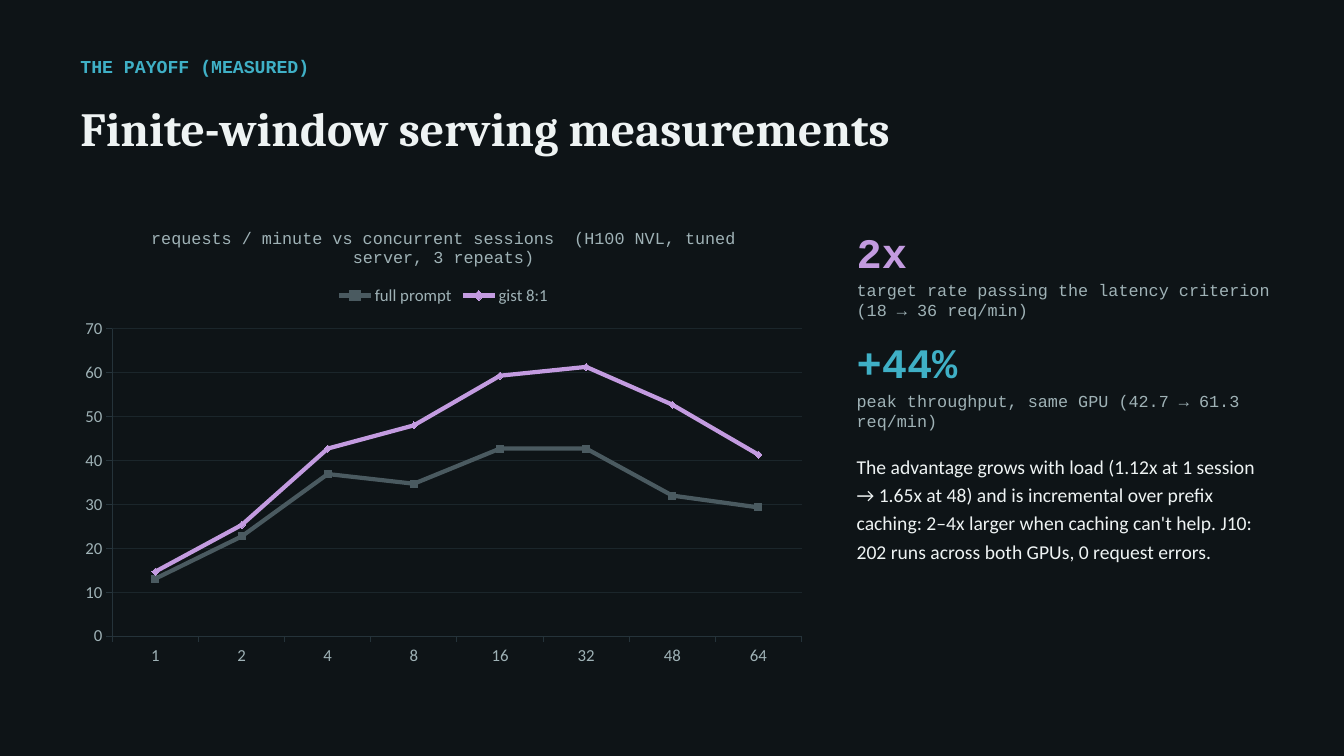
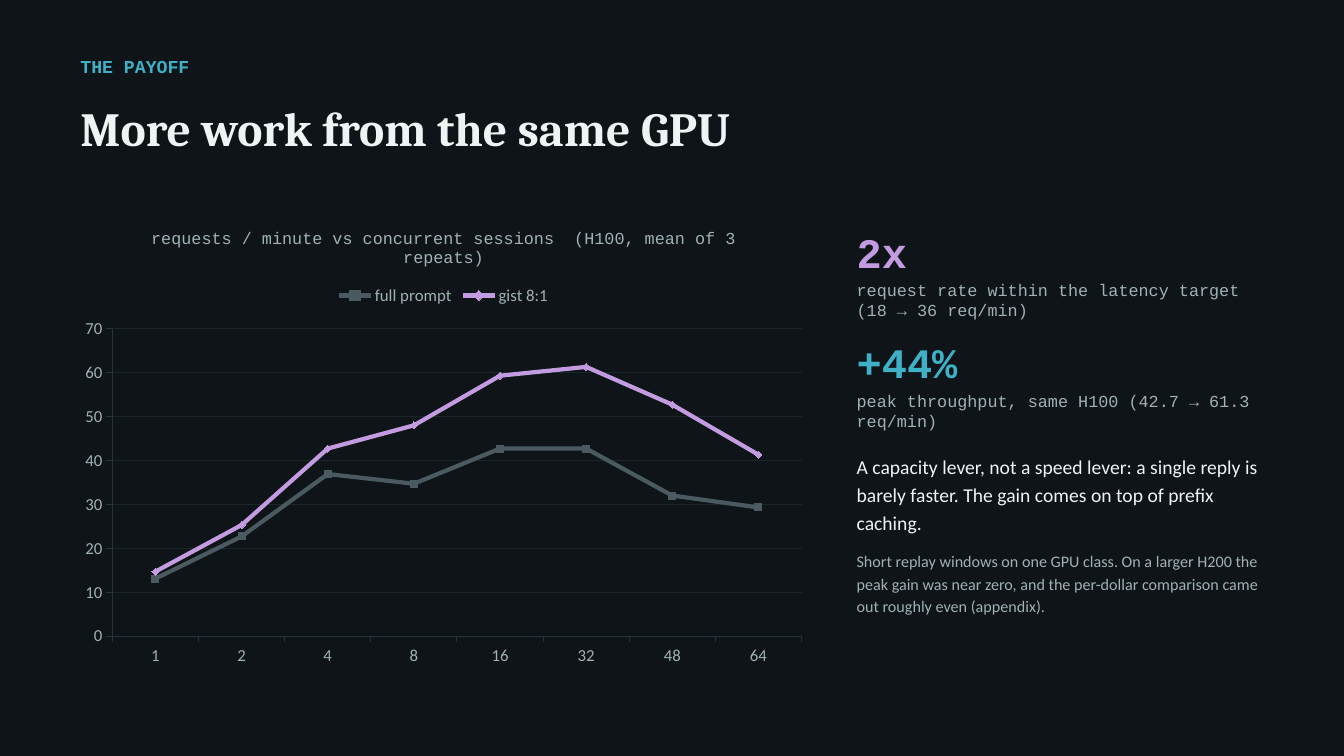
Before and after one commit to arunmenon/gisting-coding-agent, a slide deck: slide 7 of Gisting-CTO-deck.pptx. Drawn at 1344x756 pixels with LibreOffice and Linux fonts; fonts in the diff are those of the drawing. Boxes give left, top, right and bottom in pixels: in the first picture for what was removed or moved away, otherwise in the second. Text is boxed around its words. In the diff, an @@ line names an element or a change of style, - is before the commit and + after.

Commit message:
Deck: reframe gisting as a Lattice cost pillar
Four-lever cost equation (meta-harness, gisting, adaptive routing,
distillation), recipe with a per-pairing span study as step zero,
portable vs per-pairing split, Jetstream PDLC fit (inner loop, outer
loop, memory), ask for a second harness and model pairing. Run-level
corrections and the per-dollar table move to the appendix. HTML and
PowerPoint rebuilt in sync; white paper content unchanged.

```diff
--- a/Gisting-CTO-deck.pptx
+++ b/Gisting-CTO-deck.pptx
@@ text at (80,61,189,73): text changed @@
-THE PAYOFF (MEASURED)
+THE PAYOFF
@@ text at (80,112,730,147): text changed @@
-Finite-window serving measurements
+More work from the same GPU
@@ line chart at (71,212,817,676) @@
@@ title "requests / minute vs concurrent sessions  (H100 NVL, tuned server, 3 repeats)" to "requests / minute vs concurrent sessions  (H100, mean of 3 repeats)" @@
@@ text at (857,284,1239,320): text changed @@
-target rate passing the latency criterion (18 → 36 req/min)
+request rate within the latency target (18 → 36 req/min)
@@ text at (857,395,1258,615): text changed; size 14 to 11.5 pt; text colour #EEF3F3 to #9FB2B6 @@
-peak throughput, same GPU (42.7 → 61.3 req/min)
-The advantage grows with load (1.12x at 1 session → 1.65x at 48) and is incremental over prefix caching: 2–4x larger when caching can't help. J10: 202 runs across both GPUs, 0 request errors.
+peak throughput, same H100 (42.7 → 61.3 req/min)
+A capacity lever, not a speed lever: a single reply is barely faster. The gain comes on top of prefix caching.
+Short replay windows on one GPU class. On a larger H200 the peak gain was near zero, and the per-dollar comparison came out roughly even (appendix).
```
Also in this commit, not shown: 6 other slides changed, 8 slides added, 7 slides removed, 4 other files.
